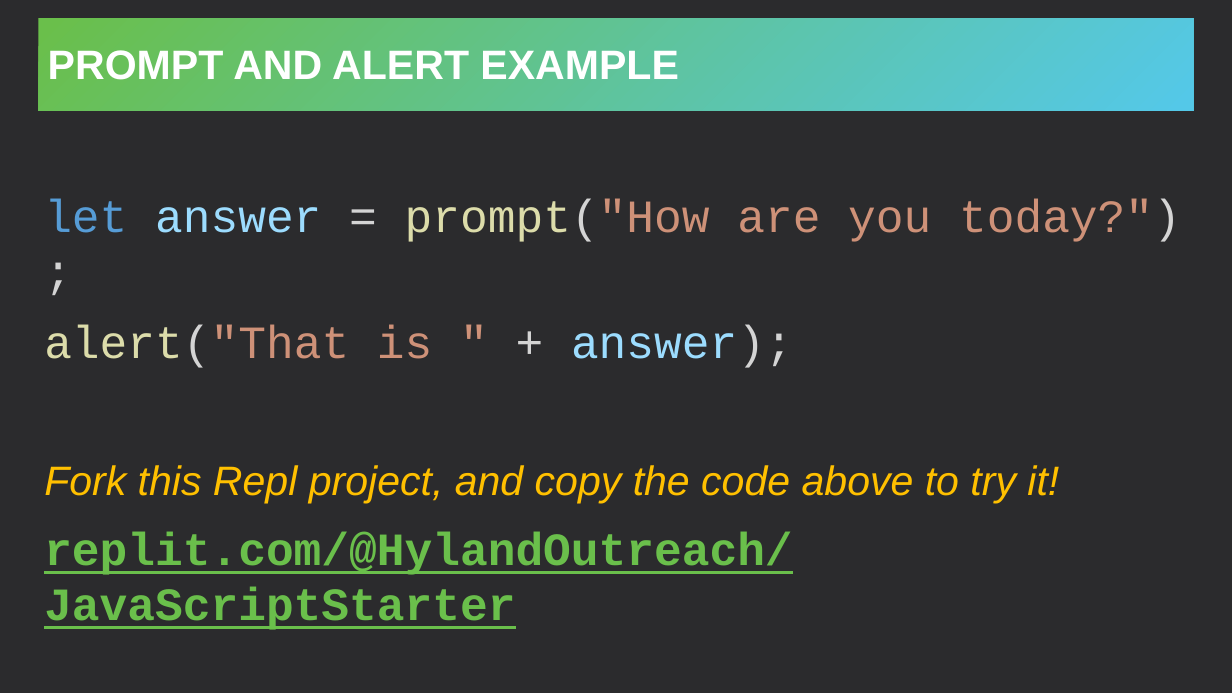
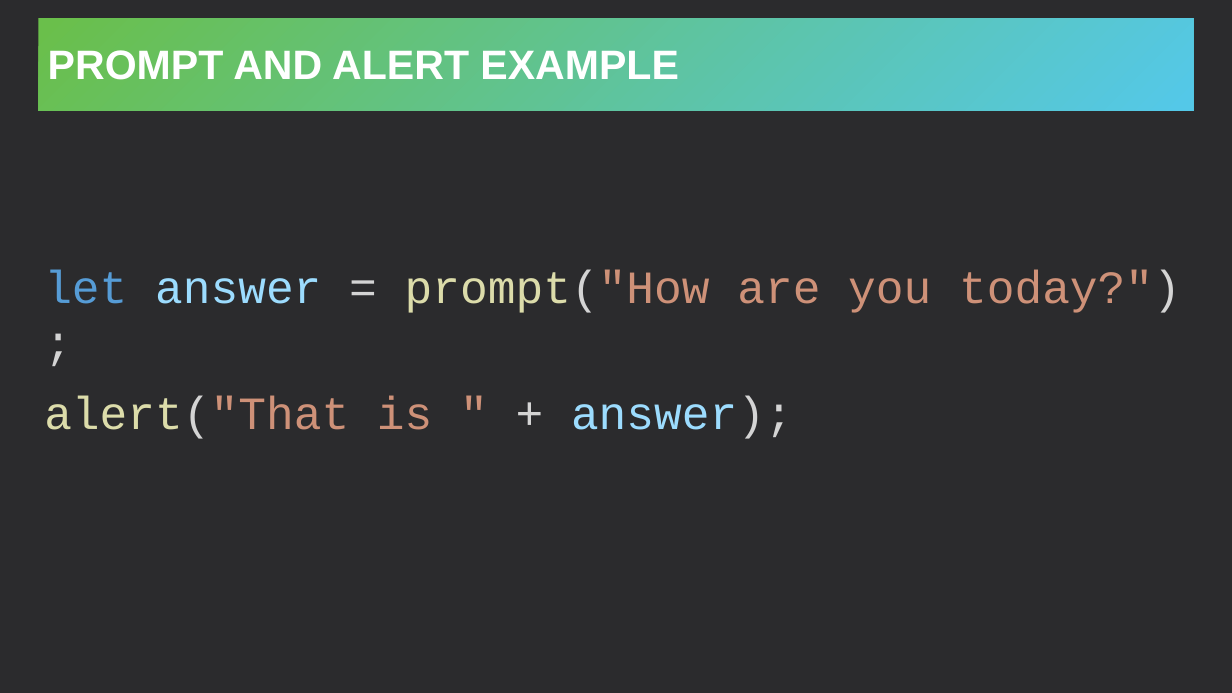
Before and after one commit to hylandtechoutreach/ucs-js, a slide deck: slide 10 of IntroToJS/JavaScriptVariables.pptx. Drawn at 1232x693 pixels with LibreOffice and Linux fonts; fonts in the diff are those of the drawing. Boxes give left, top, right and bottom in pixels: in the first picture for what was removed or moved away, otherwise in the second. Text is boxed around its words. In the diff, an @@ line names an element or a change of style, - is before the commit and + after.

```diff
--- a/IntroToJS/JavaScriptVariables.pptx
+++ b/IntroToJS/JavaScriptVariables.pptx
@@ text at (x1=44, y1=465, x2=1059, y2=630): paragraphs removed @@
-Fork this Repl project, and copy the code above to try it!
-replit.com/@HylandOutreach/JavaScriptStarter
```
Also in this commit, not shown: 3 other slides changed, 3 slides removed, 1 other file.
